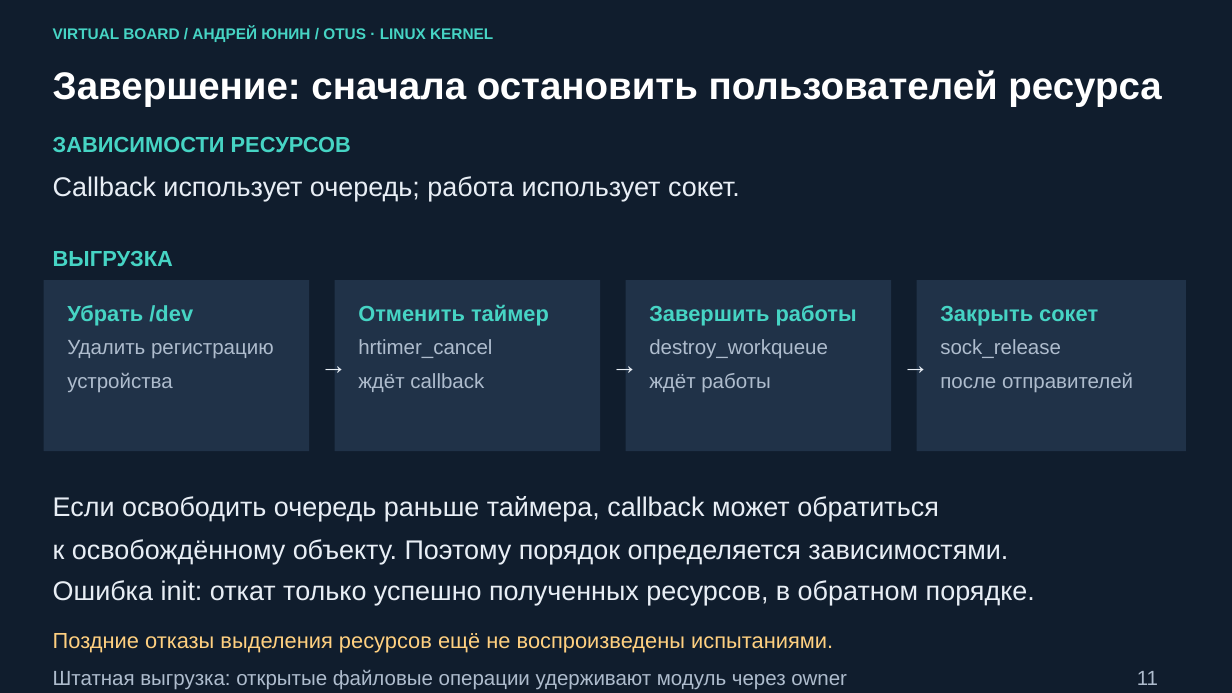
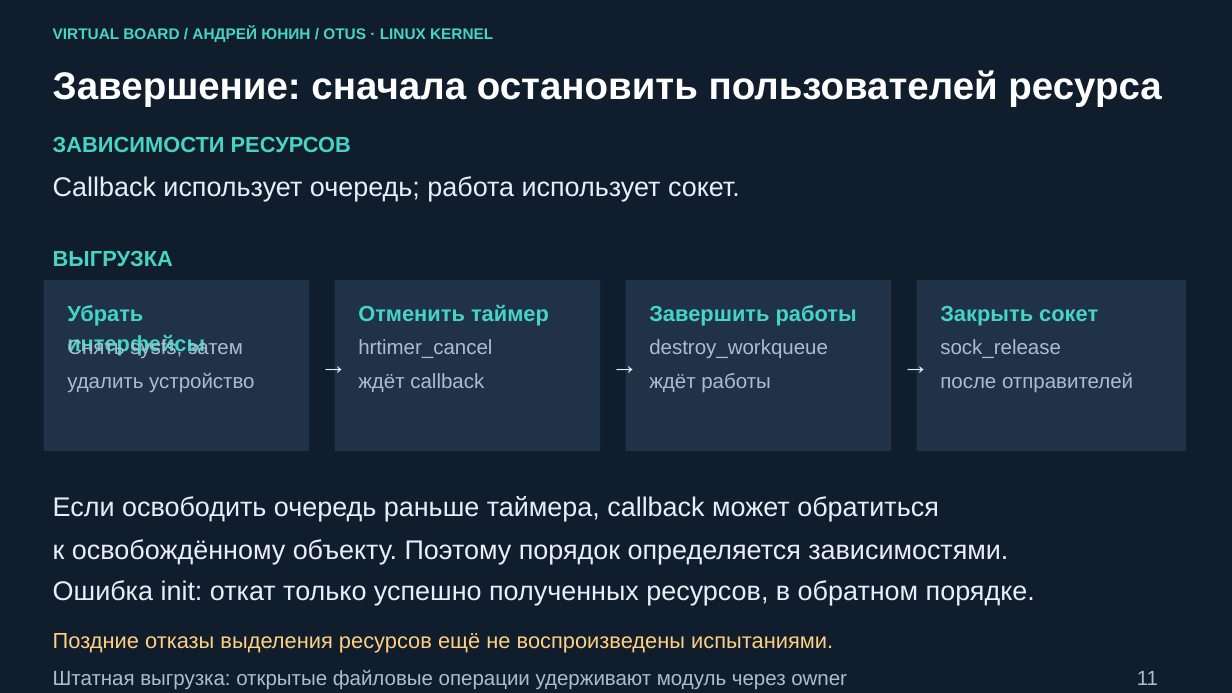
Before and after one commit to andrey-yunin/virtual-board, a slide deck: slide 11 of docs/presentation/virtual_board.pptx. Drawn at 1232x693 pixels with LibreOffice and Linux fonts; fonts in the diff are those of the drawing. Boxes give left, top, right and bottom in pixels: in the first picture for what was removed or moved away, otherwise in the second. Text is boxed around its words. In the diff, an @@ line names an element or a change of style, - is before the commit and + after.

Commit message:
• Add procfs/sysfs monitoring and CAN error events
 - Expose state and temperature status through read-only sysfs attributes
 - Add procfs snapshots with board state and per-client event losses
 - Publish CAN_ERROR events and suppress repeated identical errors
 - Verify CAN recovery after interface down/up without restarting the board
 - Verify client lifecycle and interface cleanup on unload
 - Update documentation and presentation with demonstrated results

```diff
--- a/docs/presentation/virtual_board.pptx
+++ b/docs/presentation/virtual_board.pptx
@@ text at (67,305,205,356): text changed @@
-Убрать /dev
+Убрать интерфейсы
@@ text at (67,338,254,392): text changed @@
-Удалить регистрацию
-устройства
+Снять sysfs, затем
+удалить устройство
```
Also in this commit, not shown: 3 other slides changed, 3 slides added, 17 other files.
